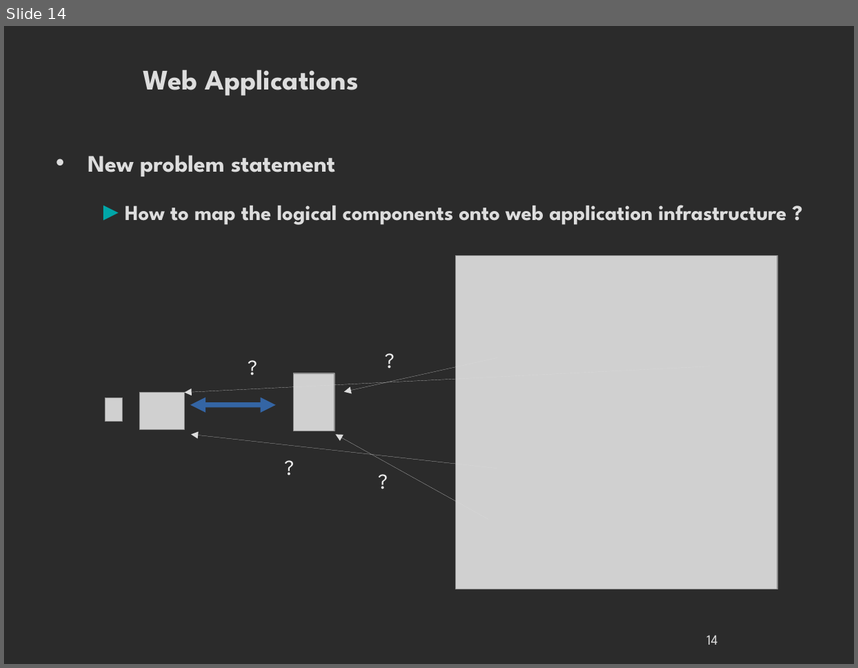
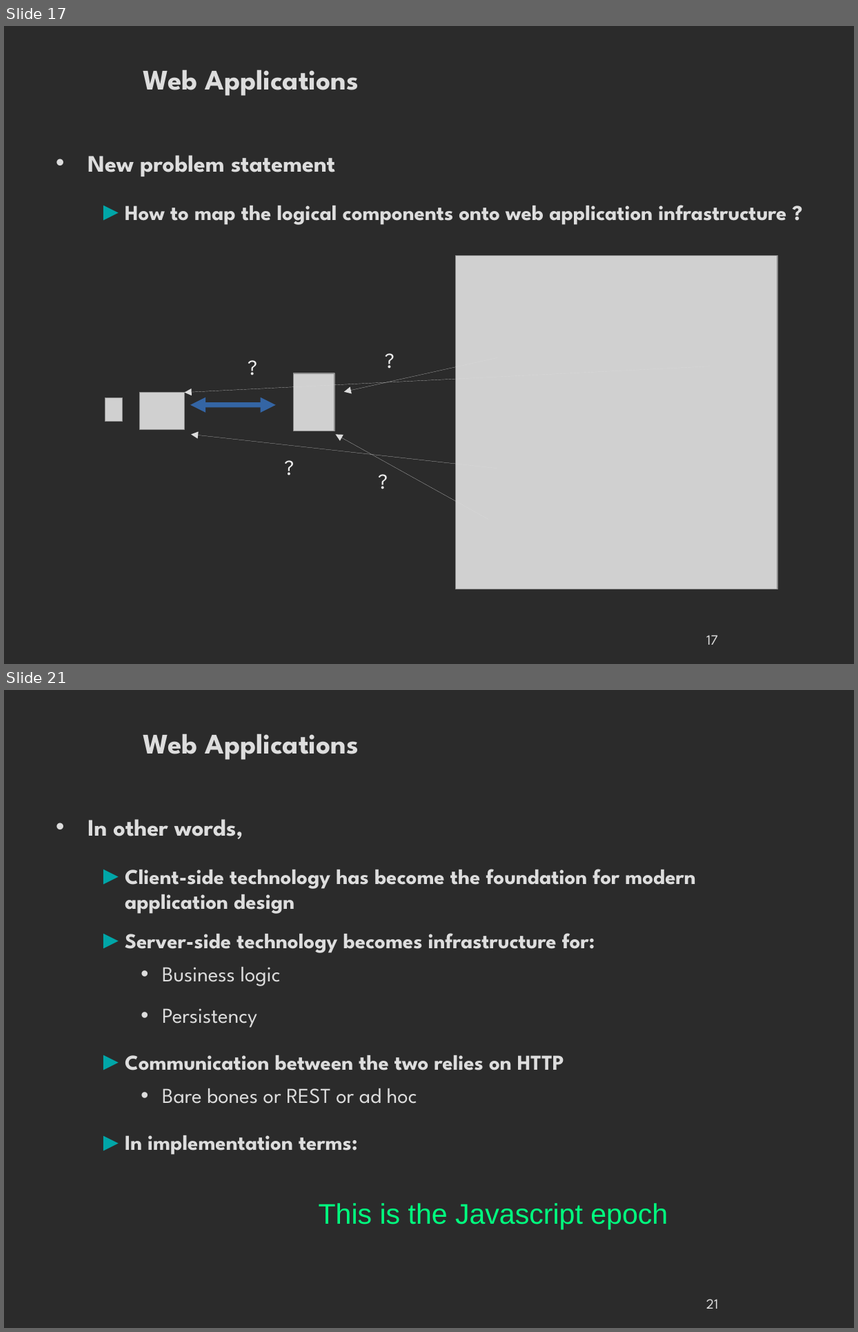
Before and after one commit to danielausparis/arch, a slide deck: archi-web.odp. Shown one above the other, each under a label of ours: slide 14 before the commit, slides 17 and 21 after it; the slides between them are not shown. The pictures are 858x668 and 858x1332 pixels, drawn with LibreOffice and Linux fonts; fonts in the diff are those of the drawing; grey boxes stand for pictures; background and template pictures are left out; a plain dark background stands for a picture behind light text. Boxes give left, top, right and bottom in pixels: in the first picture for what was removed or moved away, otherwise in the second. Text is boxed around its words. In the diff, an @@ line names an element or a change of style, - is before the commit and + after.

```diff
--- a/archi-web.odp
+++ b/archi-web.odp
@@ slide 21 added at [4,690,854,1328], background picture (left out) @@
@@ title added at [143,733,359,760], 24 pt, text #DDDDDD, bold @@
+Web Applications
@@ text added at [87,819,695,1154], 18 pt, text #DDDDDD, bold @@
+• In other words,
+  ► Client-side technology has become the foundation for modern application design
+  ► Server-side technology becomes infrastructure for:
+    • Business logic
+    • Persistency
+  ► Communication between the two relies on HTTP
+    • Bare bones or REST or ad hoc
+  ► In implementation terms:
@@ text added at [319,1203,668,1230], 24 pt, text #00FF7F @@
+This is the Javascript epoch
@@ page number added at [706,1299,718,1308], 12 pt, text #DDDDDD @@
+21
@@ what was slide 14 is now slide 17 @@
@@ page number at [706,635,718,644]: text changed @@
-14
+17
```
Also in this commit, not shown: 5 slides changed, 5 other slides added, 1 other file.
